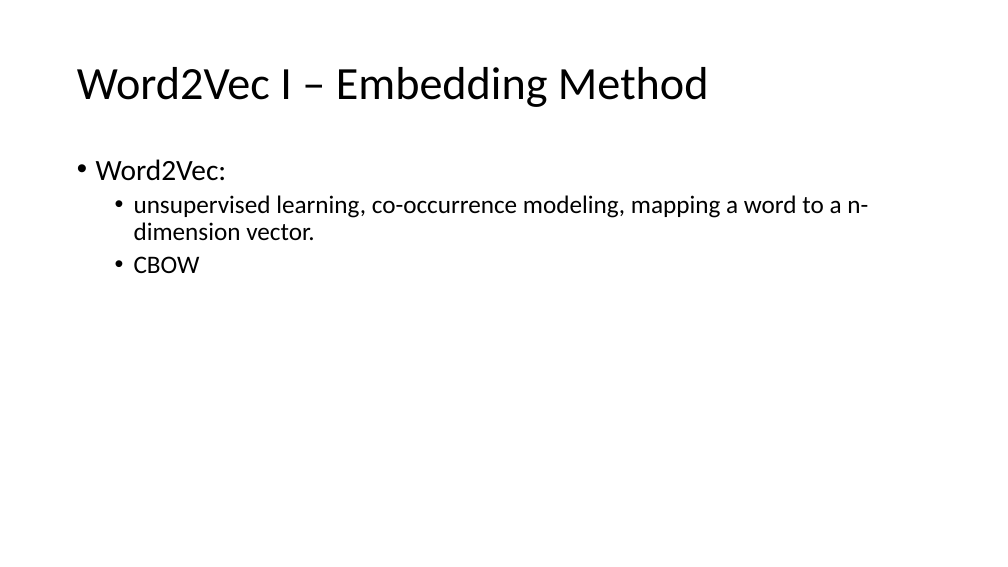
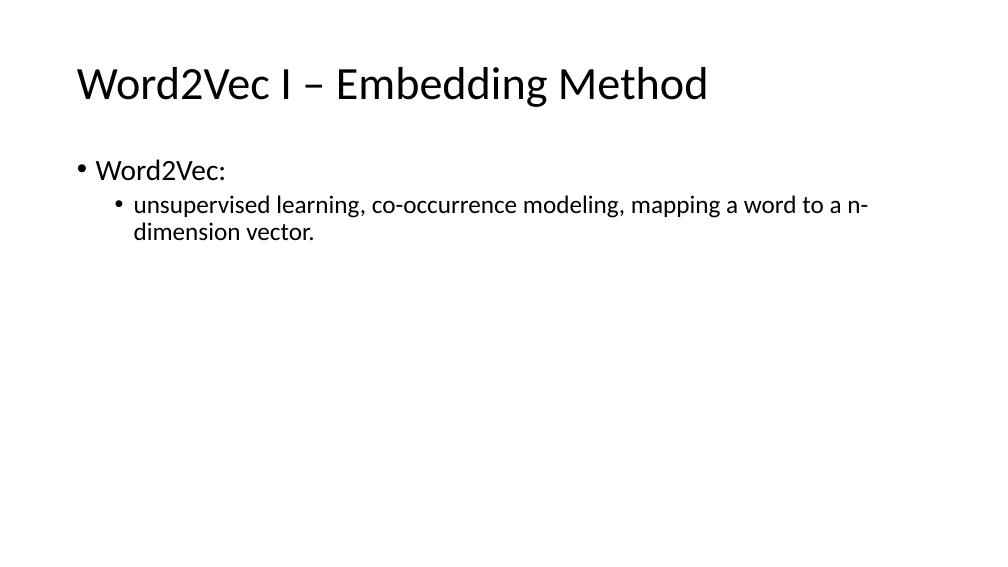
Before and after one commit to jirachikai/nlp-tutorial, a slide deck: slide 16 of slides.pptx (slide 13 before the commit). Drawn at 1008x567 pixels with LibreOffice and Linux fonts; fonts in the diff are those of the drawing. Boxes give left, top, right and bottom in pixels: in the first picture for what was removed or moved away, otherwise in the second. Text is boxed around its words. In the diff, an @@ line names an element or a change of style, - is before the commit and + after.

Commit message:
add embedding method in PPT

```diff
--- a/slides.pptx
+++ b/slides.pptx
@@ text at box(134, 256, 200, 273): paragraph removed @@
-  • CBOW
```
Also in this commit, not shown: 2 other slides changed, 3 slides added.
